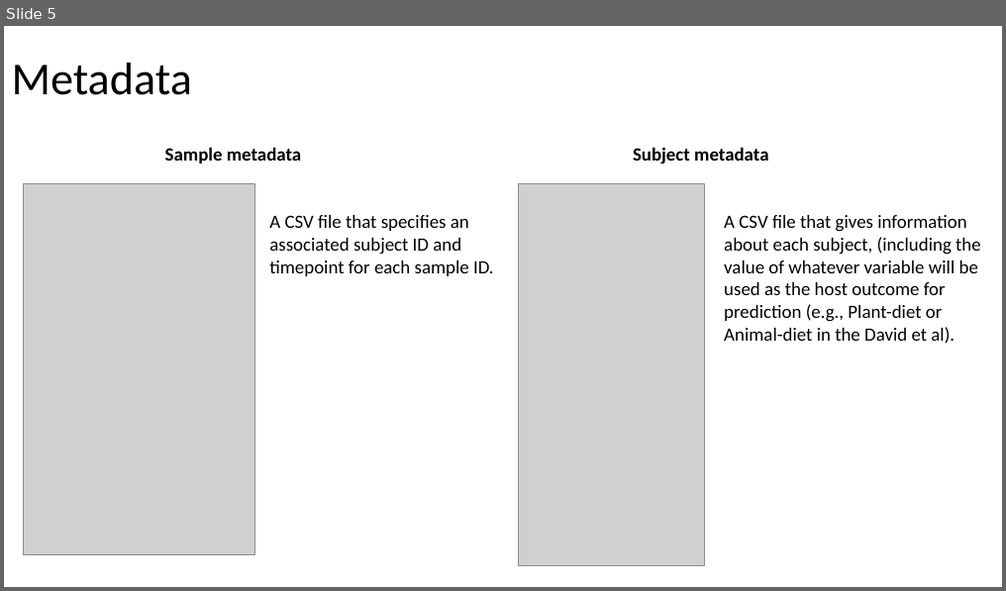
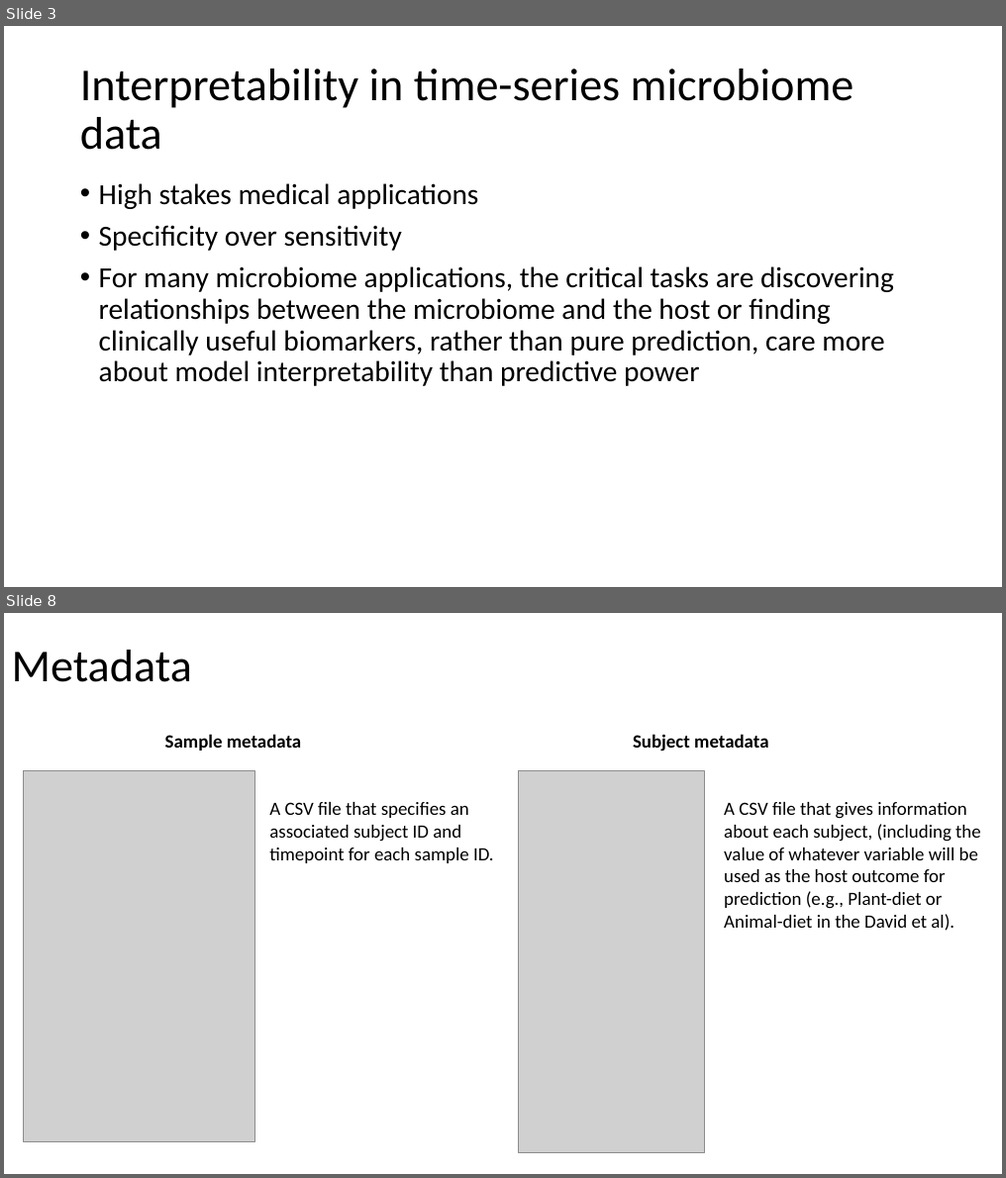
Before and after one commit to gerberlab/cs109b-microbiome, a slide deck: 2022/course_slides.pptx. Shown one above the other, each under a label of ours: slide 5 before the commit, slides 3 and 8 after it; the slides between them are not shown. The pictures are 1006x591 and 1006x1178 pixels, drawn with LibreOffice and Linux fonts; fonts in the diff are those of the drawing; grey boxes stand for pictures. Boxes give left, top, right and bottom in pixels: in the first picture for what was removed or moved away, otherwise in the second. Text is boxed around its words. In the diff, an @@ line names an element or a change of style, - is before the commit and + after.

```diff
--- a/2022/course_slides.pptx
+++ b/2022/course_slides.pptx
@@ slide 3 added at (x1=4, y1=26, x2=1002, y2=587), background #FFFFFF @@
@@ title added at (x1=80, y1=69, x2=854, y2=150), 44 pt, text #000000 @@
+Interpretability in time-series microbiome data
@@ text added at (x1=99, y1=183, x2=894, y2=386), 28 pt, text #000000 @@
+• High stakes medical applications
+• Specificity over sensitivity
+• For many microbiome applications, the critical tasks are discovering relationships between the microbiome and the host or finding clinically useful biomarkers, rather than pure prediction, care more about model interpretability than predictive power
@@ what was slide 5 is now slide 8 @@
```
Also in this commit, not shown: 3 slides changed, 9 other slides added, 2 slides removed.
